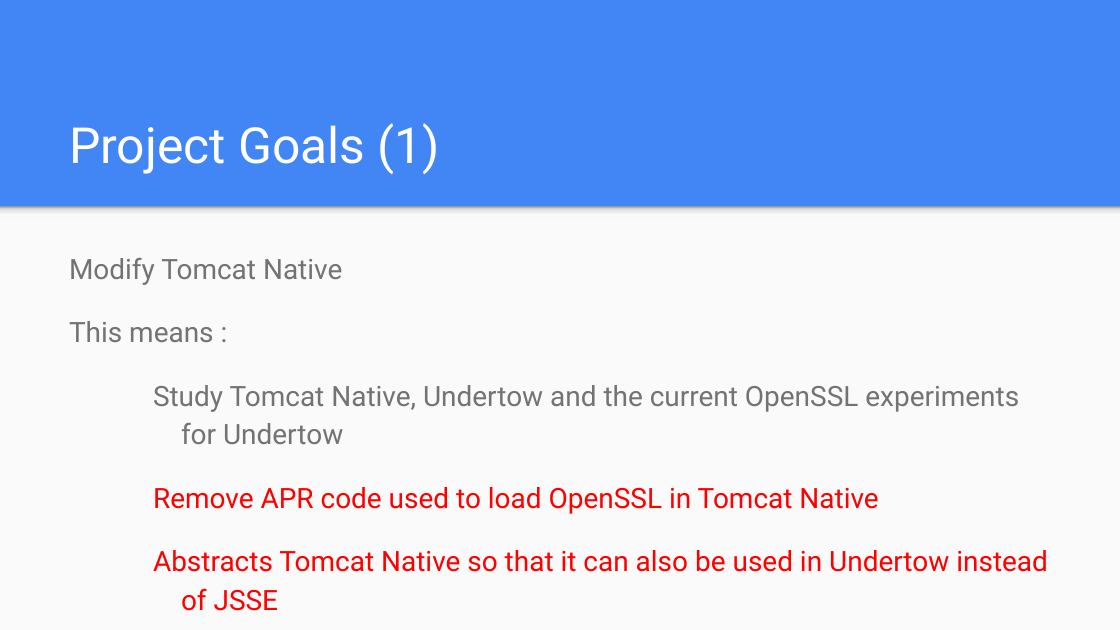
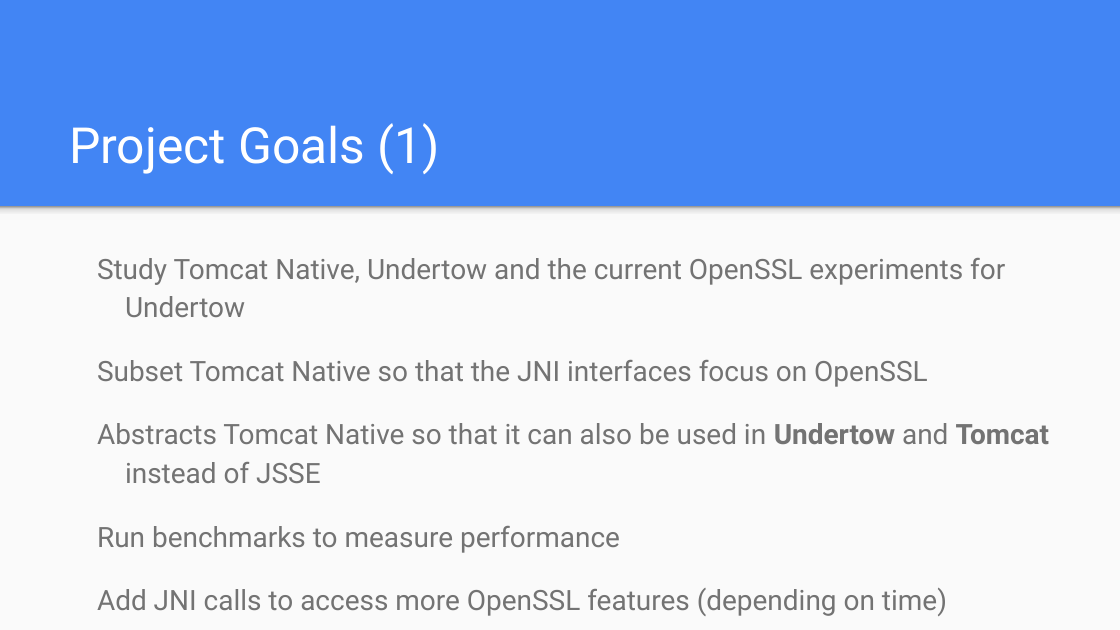
Before and after one commit to jocelynthode/tomcat-native2-doc, a slide deck: slide 9 of initial_presentation.pptx (slide 8 before the commit). Drawn at 1120x630 pixels with LibreOffice and Linux fonts; fonts in the diff are those of the drawing. Boxes give left, top, right and bottom in pixels: in the first picture for what was removed or moved away, otherwise in the second. Text is boxed around its words. In the diff, an @@ line names an element or a change of style, - is before the commit and + after.

```diff
--- a/initial_presentation.pptx
+++ b/initial_presentation.pptx
@@ text at [69, 258, 342, 342]: paragraphs removed @@
-Modify Tomcat Native
-This means :
@@ text at [97, 258, 1005, 553]: indent changed @@
@@ text at [97, 360, 1050, 483]: text changed; text colour #FF0000 to #737373 @@
-Remove APR code used to load OpenSSL in Tomcat Native
-Abstracts Tomcat Native so that it can also be used in Undertow instead of JSSE
+Subset Tomcat Native so that the JNI interfaces focus on OpenSSL
+Abstracts Tomcat Native so that it can also be used in Undertow and Tomcat instead of JSSE
@@ text at [97, 588, 947, 616]: paragraph added @@
+Add JNI calls to access more OpenSSL features (depending on time)
```
Also in this commit, not shown: 2 other slides changed, 5 slides added, 3 slides removed, 1 other file.
